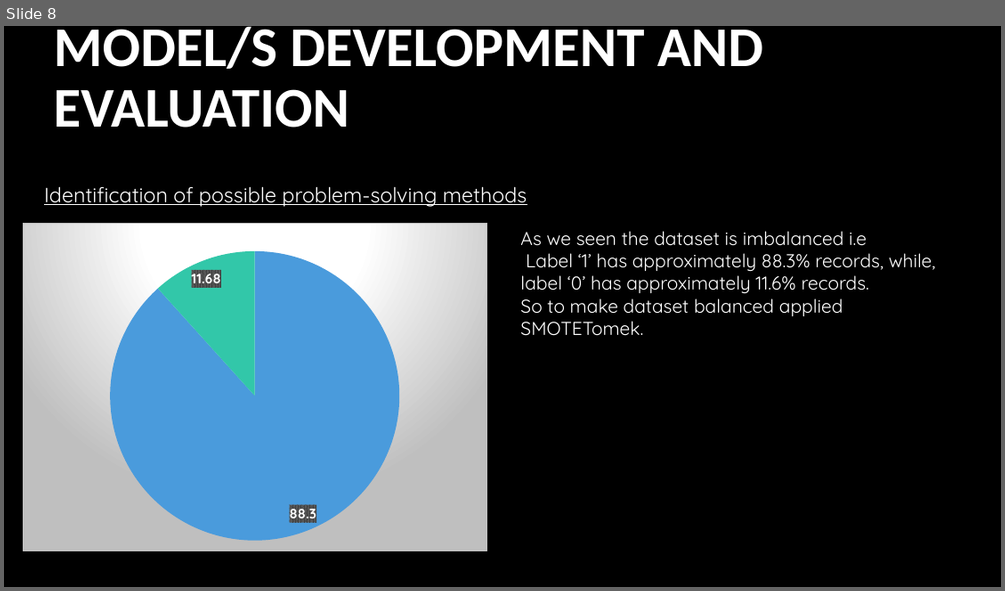
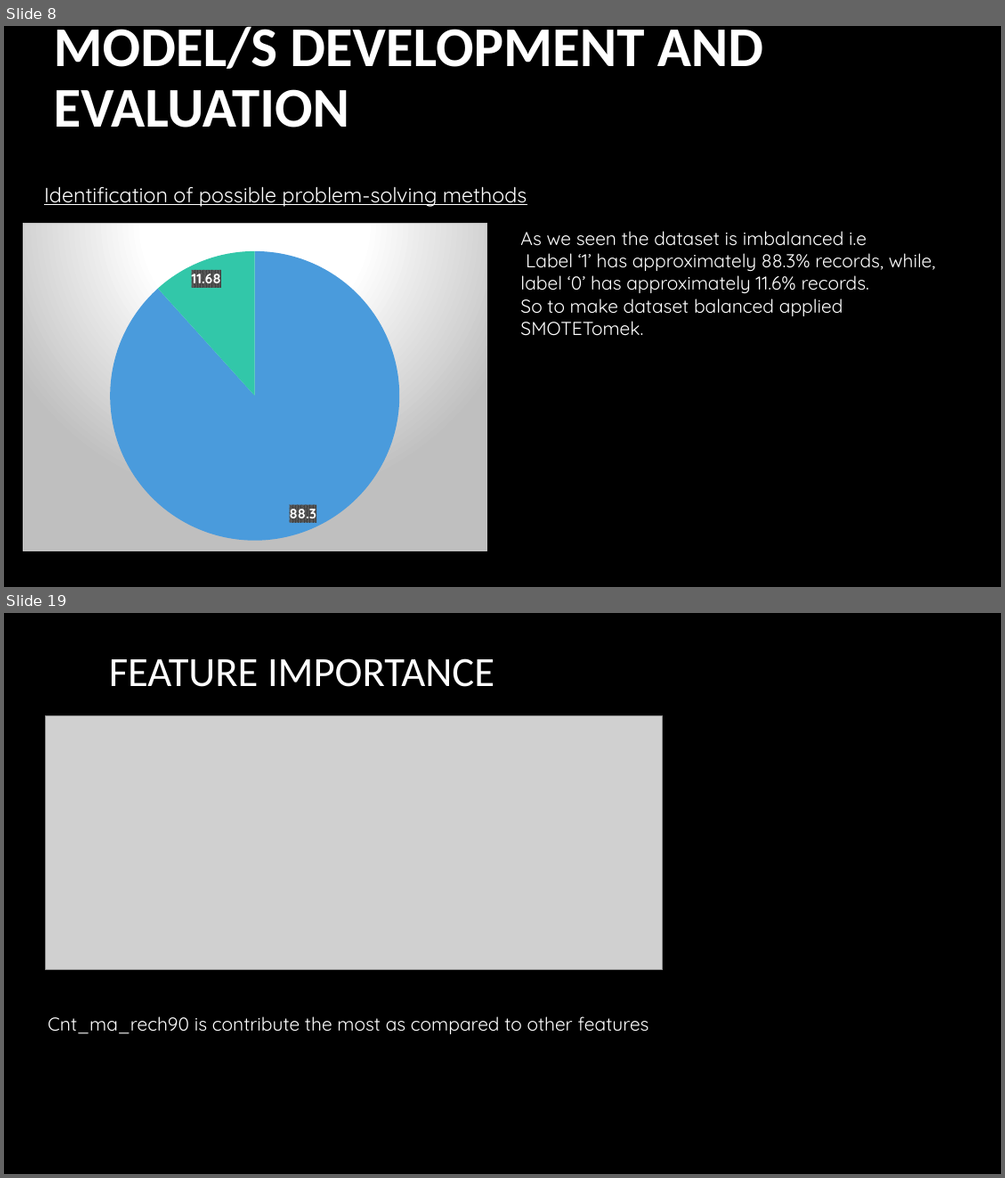
Before and after one commit to devanshusuri/Fliprobo-Assignments, a slide deck: Micro-Credit-Defaulter/Presentation1 (1).pptx. Shown one above the other, each under a label of ours: slide 8 before the commit, slides 8 and 19 after it; the slides between them are not shown. The pictures are 1005x591 and 1005x1178 pixels, drawn with LibreOffice and Linux fonts; fonts in the diff are those of the drawing; grey boxes stand for pictures; background and template pictures are left out. Boxes give left, top, right and bottom in pixels: in the first picture for what was removed or moved away, otherwise in the second. Text is boxed around its words. In the diff, an @@ line names an element or a change of style, - is before the commit and + after.

```diff
--- a/Micro-Credit-Defaulter/Presentation1 (1).pptx
+++ b/Micro-Credit-Defaulter/Presentation1 (1).pptx
@@ slide 19 added at [4, 613, 1001, 1174], background #000000 @@
@@ title added at [109, 658, 494, 687], 40 pt, text #FFFFFF @@
+FEATURE IMPORTANCE
@@ picture added at [45, 716, 662, 970] @@
@@ text added at [48, 1016, 649, 1034], 18 pt, text #FFFFFF @@
+Cnt_ma_rech90 is contribute the most as compared to other features
```
Also in this commit, not shown: 2 slides changed, 12 other slides added, 11 slides removed.
